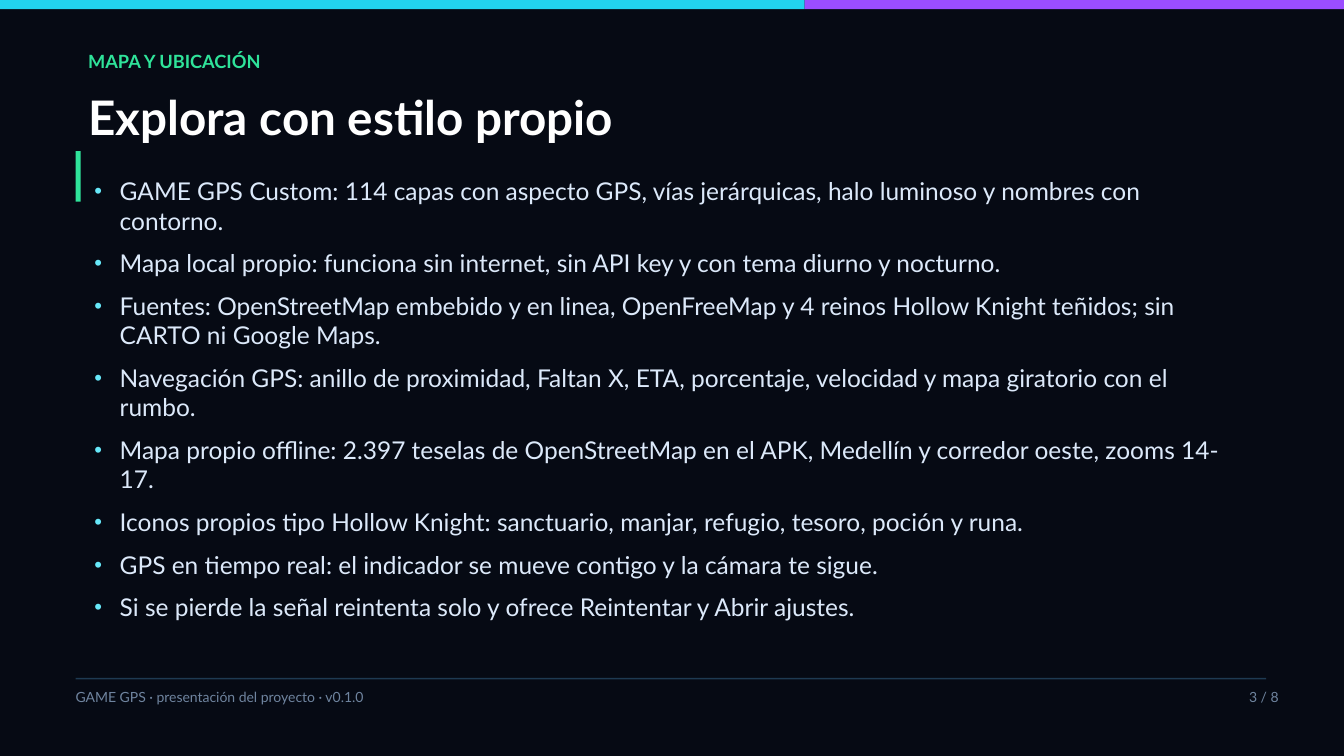
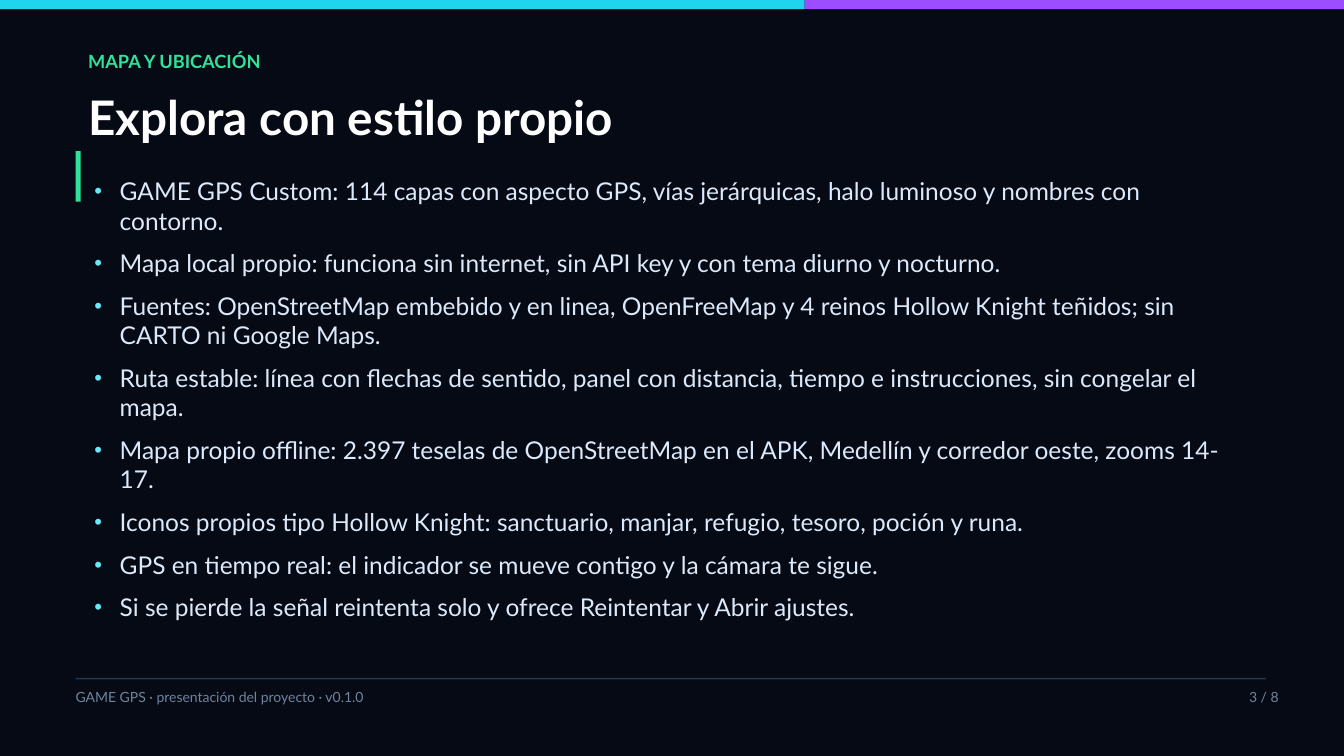
Before and after one commit to emmanuelcantero09-droid/GAMEGPS, a slide deck: slide 3 of Presentacion_GAME_GPS.pptx. Drawn at 1344x756 pixels with LibreOffice and Linux fonts; fonts in the diff are those of the drawing. Boxes give left, top, right and bottom in pixels: in the first picture for what was removed or moved away, otherwise in the second. Text is boxed around its words. In the diff, an @@ line names an element or a change of style, - is before the commit and + after.

Commit message:
Fix: pantalla gris al elegir dirección y ruta estable
- Causa real: ~12 markers de flechas añadidos de golpe al WidgetLayer de
  MapLibre bloqueaban el renderizado; eliminados (la línea se mantiene).
- trackLocation desactivado: el componente de ubicación nativo nunca se
  activa con enableLocation() y dejaba el mapa gris en Android.
- Navegación en modo seguro: panel con distancia, tiempo e instrucciones,
  encuadre con moveCamera sin animación.
- Indicador del usuario más compacto y situado bajo el punto GPS.
- Parser OSRM geojson [lon, lat] y cámara a prueba de cancelaciones.
- README, ficha, presentación y matriz actualizados. 63 pruebas en verde.

```diff
--- a/Presentacion_GAME_GPS.pptx
+++ b/Presentacion_GAME_GPS.pptx
@@ text at bbox=[120, 369, 1196, 421]: text changed @@
-• Navegación GPS: anillo de proximidad, Faltan X, ETA, porcentaje, velocidad y mapa giratorio con el rumbo.
+• Ruta estable: línea con flechas de sentido, panel con distancia, tiempo e instrucciones, sin congelar el mapa.
```
Also in this commit, not shown: 1 other slide changed, 4 other files.
